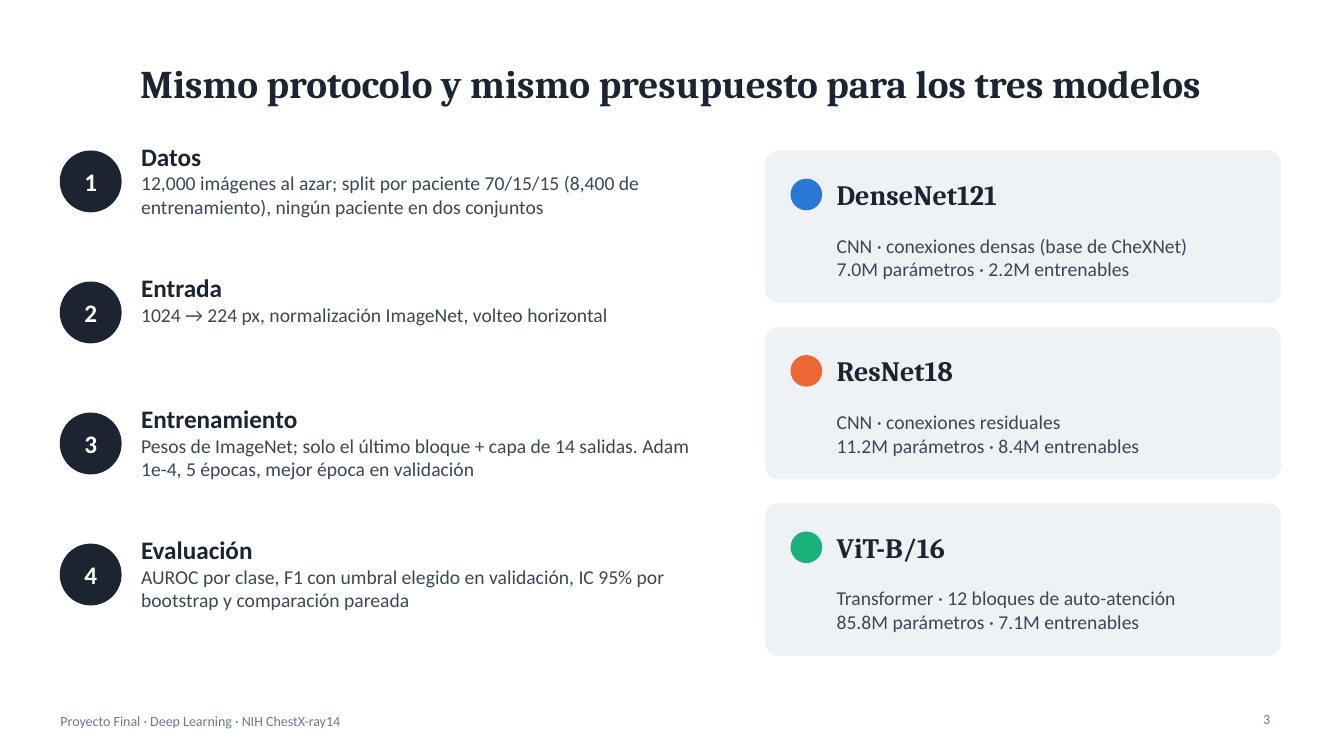
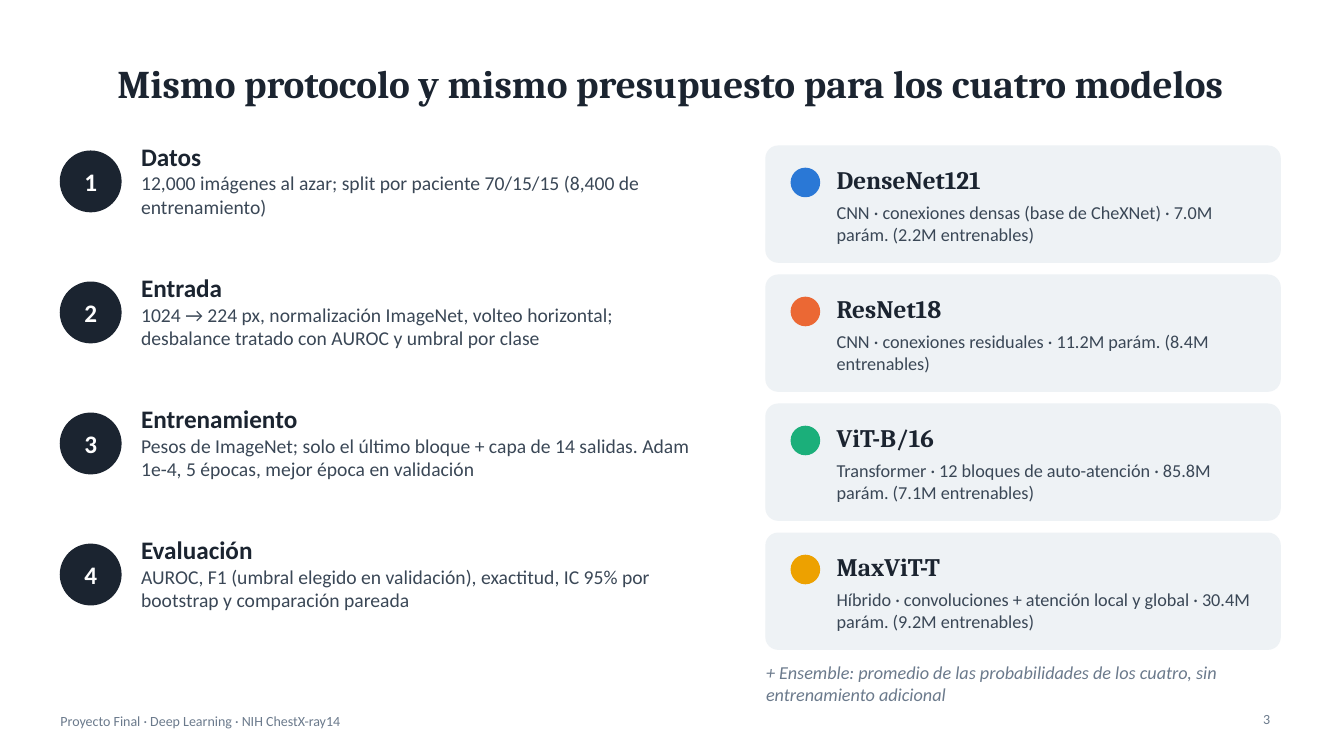
Before and after one commit to alfredogallegosmtr-sys/proyecto-final-dl-radiologia, a slide deck: slide 3 of slides/presentacion_final.pptx. Drawn at 1344x756 pixels with LibreOffice and Linux fonts; fonts in the diff are those of the drawing. Boxes give left, top, right and bottom in pixels: in the first picture for what was removed or moved away, otherwise in the second. Text is boxed around its words. In the diff, an @@ line names an element or a change of style, - is before the commit and + after.

```diff
--- a/slides/presentacion_final.pptx
+++ b/slides/presentacion_final.pptx
@@ title at [117, 70, 1223, 107]: text changed @@
-Mismo protocolo y mismo presupuesto para los tres modelos
+Mismo protocolo y mismo presupuesto para los cuatro modelos
@@ rounded rectangle: place and size @@
-rounded rectangle at [766, 151, 1280, 302]
+rounded rectangle at [766, 146, 1280, 262]
@@ text at [141, 176, 639, 217]: text changed @@
-12,000 imágenes al azar; split por paciente 70/15/15 (8,400 de entrenamiento), ningún paciente en dos conjuntos
+12,000 imágenes al azar; split por paciente 70/15/15 (8,400 de entrenamiento)
@@ ellipse: place and size @@
-ellipse at [791, 179, 822, 210]
+ellipse at [791, 168, 820, 197]
@@ text "DenseNet121": place and size @@
-text "DenseNet121" at [837, 186, 997, 206]
+text "DenseNet121" at [837, 172, 981, 189]
@@ text at [837, 206, 1213, 244]: text changed; size 14 to 13 pt @@
-CNN · conexiones densas (base de CheXNet)
-7.0M parámetros · 2.2M entrenables
+CNN · conexiones densas (base de CheXNet) · 7.0M parám. (2.2M entrenables)
@@ rounded rectangle: place and size @@
-rounded rectangle at [766, 328, 1280, 479]
+rounded rectangle at [766, 275, 1280, 391]
@@ ellipse: place and size @@
-ellipse at [791, 356, 822, 386]
+ellipse at [791, 297, 820, 326]
@@ text "ResNet18": place and size @@
-text "ResNet18" at [837, 362, 953, 382]
+text "ResNet18" at [837, 301, 942, 318]
@@ text at [141, 308, 612, 348]: text changed @@
-1024 → 224 px, normalización ImageNet, volteo horizontal
+1024 → 224 px, normalización ImageNet, volteo horizontal; desbalance tratado con AUROC y umbral por clase
@@ text at [837, 335, 1209, 372]: text changed; size 14 to 13 pt @@
-CNN · conexiones residuales
-11.2M parámetros · 8.4M entrenables
+CNN · conexiones residuales · 11.2M parám. (8.4M entrenables)
@@ proportions changed in 3 elements at [766, 146, 1280, 262], [766, 275, 1280, 391], [766, 404, 1280, 520] @@
@@ rounded rectangle: place and size @@
-rounded rectangle at [766, 504, 1280, 655]
+rounded rectangle at [766, 404, 1280, 520]
@@ size 20 to 18 pt in 3 elements at [837, 172, 981, 189], [837, 301, 942, 318], [837, 429, 934, 451] @@
@@ text "ViT-B/16": place and size @@
-text "ViT-B/16" at [837, 538, 945, 562]
+text "ViT-B/16" at [837, 429, 934, 451]
@@ ellipse: place and size @@
-ellipse at [791, 532, 822, 563]
+ellipse at [791, 426, 820, 455]
@@ vertical alignment middle to top in 3 elements at [837, 206, 1213, 244], [837, 335, 1209, 372], [837, 464, 1211, 502] @@
@@ text at [837, 464, 1211, 502]: text changed; size 14 to 13 pt @@
-Transformer · 12 bloques de auto-atención
-85.8M parámetros · 7.1M entrenables
+Transformer · 12 bloques de auto-atención · 85.8M parám. (7.1M entrenables)
@@ rounded rectangle added at [766, 533, 1280, 649], fill #EEF2F5, outline #EEF2F5 1 pt @@
@@ ellipse added at [791, 556, 820, 584], fill #EDA100, outline #EDA100 1 pt @@
@@ text added at [837, 558, 940, 576], 18 pt, text #1B2430, bold @@
+MaxViT-T
@@ text at [141, 570, 649, 610]: text changed @@
-AUROC por clase, F1 con umbral elegido en validación, IC 95% por bootstrap y comparación pareada
+AUROC, F1 (umbral elegido en validación), exactitud, IC 95% por bootstrap y comparación pareada
@@ text added at [837, 593, 1250, 631], 13 pt, text #3A4756 @@
+Híbrido · convoluciones + atención local y global · 30.4M parám. (9.2M entrenables)
@@ text added at [766, 666, 1217, 701], 13 pt, text #6B7A8C, italic @@
++ Ensemble: promedio de las probabilidades de los cuatro, sin entrenamiento adicional
```
Also in this commit, not shown: 5 other slides changed, 2 slides added, 1 slide removed, 17 other files.
